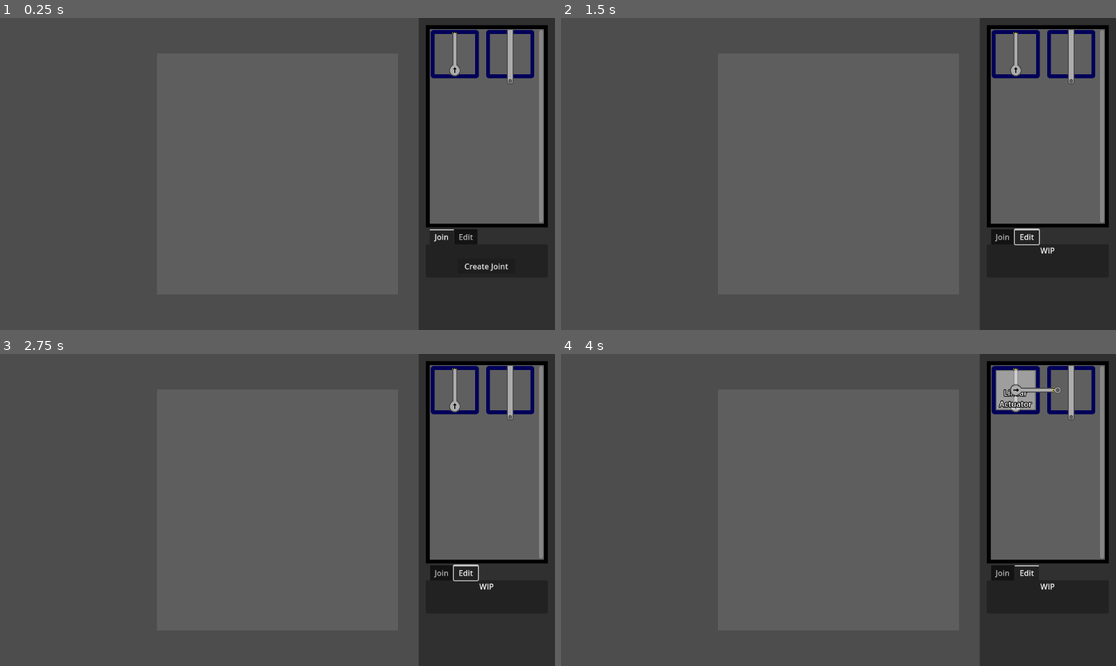
Above: before the commit, frames 1-4 (two rows, left to right).
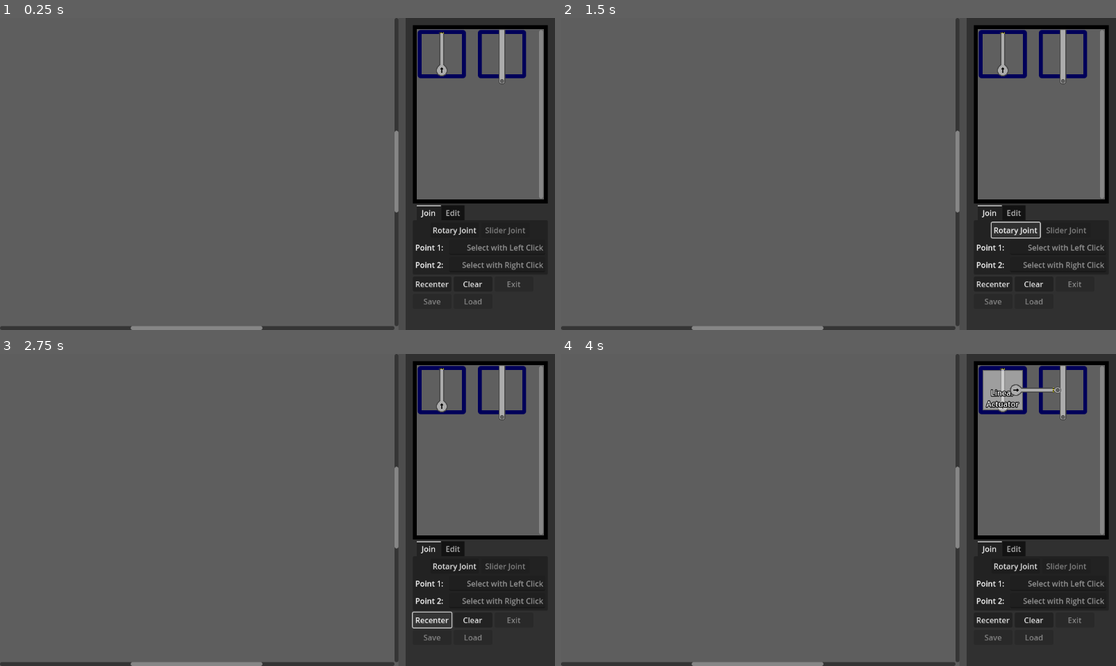
Above: after the commit, the same moments.

Repository: HUG-DEALR/designer_miner
Game: Godot game, scene res://Scenes/Menus/Builder_Menu.tscn
Same seed, same stepped clock (60 frames per second), same inputs: the game is played once before the commit and once after it. This scene is started directly instead of the project's main scene.
Inputs (mouse positions are in pixels of both pictures, inside the frame that each line leads up to):
- Up to frame 1 (0.25 s): no input
- Up to frame 2 (1.5 s): click (1049, 267) at 0.5 s, where only the run before the commit has a clickable "Create Joint"; click (1016, 230) at 1.25 s, where only the run after the commit has a clickable "Rotary Joint"
- Up to frame 3 (2.75 s): click (432, 619) at 2 s, where only the run after the commit has a clickable "Recenter"
- Up to frame 4 (4 s): click (1032, 619) at 2.75 s, where only the run after the commit has a clickable "Clear"; click (1016, 391) at 3.52 s

The runs differ from the first frame. In frame 1, 8.1% of the frame differs, in the area x 23-99%, y 0-100%; in frame 2, 8.2%; in frame 3, 8.2%; in frame 4, 8.3%.

Commit message:
added more functionality to build menu

Diff:
--- a/Scenes/Menus/Builder_Menu.tscn
+++ b/Scenes/Menus/Builder_Menu.tscn
@@ -1,6 +1,9 @@
 [gd_scene load_steps=5 format=3 uid="uid://7ayxeo2kacem"]
 
 [ext_resource type="Script" path="res://Scripts/Menus/Builder_Menu.gd" id="1_71iis"]
+
+[sub_resource type="StyleBoxFlat" id="StyleBoxFlat_rrsfb"]
+bg_color = Color(1, 1, 1, 0.0980392)
 
 [sub_resource type="StyleBoxFlat" id="StyleBoxFlat_b136e"]
 content_margin_left = 15.0
@@ -21,9 +24,6 @@
 border_width_bottom = 8
 border_color = Color(0, 0, 0, 1)
 
-[sub_resource type="StyleBoxFlat" id="StyleBoxFlat_rrsfb"]
-bg_color = Color(1, 1, 1, 0.0980392)
-
 [node name="BuilderMenu" type="Node2D"]
 script = ExtResource("1_71iis")
 
@@ -41,92 +41,192 @@
 focus_mode = 2
 mouse_filter = 1
 
-[node name="PanelContainer" type="PanelContainer" parent="CanvasLayer/Control"]
-custom_minimum_size = Vector2(100, 100)
+[node name="HBoxContainer" type="HSplitContainer" parent="CanvasLayer/Control"]
+custom_minimum_size = Vector2(800, 600)
 layout_mode = 1
-anchors_preset = 11
-anchor_left = 1.0
+anchors_preset = 15
 anchor_right = 1.0
 anchor_bottom = 1.0
-offset_left = -245.0
-grow_horizontal = 0
+grow_horizontal = 2
 grow_vertical = 2
+theme_override_constants/separation = 15
+theme_override_constants/minimum_grab_thickness = 15
+split_offset = 10000
+
+[node name="ScrollContainer" type="ScrollContainer" parent="CanvasLayer/Control/HBoxContainer"]
+custom_minimum_size = Vector2(600, 600)
+layout_mode = 2
+follow_focus = true
+
+[node name="PanelContainer" type="PanelContainer" parent="CanvasLayer/Control/HBoxContainer/ScrollContainer"]
+custom_minimum_size = Vector2(2500, 2500)
+layout_mode = 2
+theme_override_styles/panel = SubResource("StyleBoxFlat_rrsfb")
+
+[node name="Build_Plate" type="Node2D" parent="CanvasLayer/Control/HBoxContainer/ScrollContainer/PanelContainer"]
+
+[node name="PanelContainer" type="PanelContainer" parent="CanvasLayer/Control/HBoxContainer"]
+custom_minimum_size = Vector2(100, 100)
+layout_mode = 2
 theme_override_styles/panel = SubResource("StyleBoxFlat_b136e")
 
-[node name="VBoxContainer" type="VBoxContainer" parent="CanvasLayer/Control/PanelContainer"]
+[node name="VBoxContainer" type="VBoxContainer" parent="CanvasLayer/Control/HBoxContainer/PanelContainer"]
 custom_minimum_size = Vector2(50, 50)
 layout_mode = 2
 size_flags_horizontal = 4
 
-[node name="PanelContainer" type="PanelContainer" parent="CanvasLayer/Control/PanelContainer/VBoxContainer"]
+[node name="PanelContainer" type="PanelContainer" parent="CanvasLayer/Control/HBoxContainer/PanelContainer/VBoxContainer"]
 layout_mode = 2
 theme_override_styles/panel = SubResource("StyleBoxFlat_iljtt")
 
-[node name="ScrollContainer" type="ScrollContainer" parent="CanvasLayer/Control/PanelContainer/VBoxContainer/PanelContainer"]
-custom_minimum_size = Vector2(0, 400)
+[node name="ScrollContainer" type="ScrollContainer" parent="CanvasLayer/Control/HBoxContainer/PanelContainer/VBoxContainer/PanelContainer"]
+custom_minimum_size = Vector2(260, 350)
 layout_mode = 2
 follow_focus = true
 horizontal_scroll_mode = 0
 vertical_scroll_mode = 2
 
-[node name="MarginContainer" type="MarginContainer" parent="CanvasLayer/Control/PanelContainer/VBoxContainer/PanelContainer/ScrollContainer"]
+[node name="MarginContainer" type="MarginContainer" parent="CanvasLayer/Control/HBoxContainer/PanelContainer/VBoxContainer/PanelContainer/ScrollContainer"]
 layout_mode = 2
 theme_override_constants/margin_right = 10
 
-[node name="GridContainer" type="GridContainer" parent="CanvasLayer/Control/PanelContainer/VBoxContainer/PanelContainer/ScrollContainer/MarginContainer"]
+[node name="GridContainer" type="GridContainer" parent="CanvasLayer/Control/HBoxContainer/PanelContainer/VBoxContainer/PanelContainer/ScrollContainer/MarginContainer"]
 custom_minimum_size = Vector2(50, 50)
 layout_mode = 2
 size_flags_horizontal = 4
 size_flags_vertical = 4
-theme_override_constants/h_separation = 15
-theme_override_constants/v_separation = 15
+theme_override_constants/h_separation = 25
+theme_override_constants/v_separation = 25
 columns = 2
 
-[node name="TabContainer" type="TabContainer" parent="CanvasLayer/Control/PanelContainer/VBoxContainer"]
+[node name="TabContainer" type="TabContainer" parent="CanvasLayer/Control/HBoxContainer/PanelContainer/VBoxContainer"]
 custom_minimum_size = Vector2(200, 100)
 layout_mode = 2
 current_tab = 0
 
-[node name="Join" type="VBoxContainer" parent="CanvasLayer/Control/PanelContainer/VBoxContainer/TabContainer"]
-layout_mode = 2
-theme_override_constants/separation = 5
+[node name="Join" type="MarginContainer" parent="CanvasLayer/Control/HBoxContainer/PanelContainer/VBoxContainer/TabContainer"]
+layout_mode = 2
+theme_override_constants/margin_left = 5
+theme_override_constants/margin_top = 5
+theme_override_constants/margin_right = 5
+theme_override_constants/margin_bottom = 5
 metadata/_tab_index = 0
 
-[node name="HBoxContainer" type="HBoxContainer" parent="CanvasLayer/Control/PanelContainer/VBoxContainer/TabContainer/Join"]
+[node name="VBox" type="VBoxContainer" parent="CanvasLayer/Control/HBoxContainer/PanelContainer/VBoxContainer/TabContainer/Join"]
+layout_mode = 2
+theme_override_constants/separation = 5
+
+[node name="HBoxContainer" type="HBoxContainer" parent="CanvasLayer/Control/HBoxContainer/PanelContainer/VBoxContainer/TabContainer/Join/VBox"]
 layout_mode = 2
 theme_override_constants/separation = 5
 alignment = 1
 
-[node name="node_a" type="Label" parent="CanvasLayer/Control/PanelContainer/VBoxContainer/TabContainer/Join/HBoxContainer"]
-custom_minimum_size = Vector2(75, 25)
-layout_mode = 2
-horizontal_alignment = 1
+[node name="Pin" type="Button" parent="CanvasLayer/Control/HBoxContainer/PanelContainer/VBoxContainer/TabContainer/Join/VBox/HBoxContainer"]
+custom_minimum_size = Vector2(100, 25)
+layout_mode = 2
+text = "Rotary Joint"
+
+[node name="Groove" type="Button" parent="CanvasLayer/Control/HBoxContainer/PanelContainer/VBoxContainer/TabContainer/Join/VBox/HBoxContainer"]
+custom_minimum_size = Vector2(100, 25)
+layout_mode = 2
+disabled = true
+text = "Slider Joint"
+
+[node name="HBoxContainer2" type="HBoxContainer" parent="CanvasLayer/Control/HBoxContainer/PanelContainer/VBoxContainer/TabContainer/Join/VBox"]
+layout_mode = 2
+theme_override_constants/separation = 5
+
+[node name="Label" type="Label" parent="CanvasLayer/Control/HBoxContainer/PanelContainer/VBoxContainer/TabContainer/Join/VBox/HBoxContainer2"]
+custom_minimum_size = Vector2(65, 25)
+layout_mode = 2
+text = "Point 1:"
 vertical_alignment = 1
 
-[node name="node_b" type="Label" parent="CanvasLayer/Control/PanelContainer/VBoxContainer/TabContainer/Join/HBoxContainer"]
-custom_minimum_size = Vector2(75, 25)
-layout_mode = 2
-horizontal_alignment = 1
+[node name="LineEdit" type="LineEdit" parent="CanvasLayer/Control/HBoxContainer/PanelContainer/VBoxContainer/TabContainer/Join/VBox/HBoxContainer2"]
+custom_minimum_size = Vector2(200, 25)
+layout_mode = 2
+placeholder_text = "Select with Left Click"
+alignment = 2
+editable = false
+expand_to_text_length = true
+context_menu_enabled = false
+virtual_keyboard_enabled = false
+shortcut_keys_enabled = false
+
+[node name="HBoxContainer3" type="HBoxContainer" parent="CanvasLayer/Control/HBoxContainer/PanelContainer/VBoxContainer/TabContainer/Join/VBox"]
+layout_mode = 2
+theme_override_constants/separation = 5
+
+[node name="Label" type="Label" parent="CanvasLayer/Control/HBoxContainer/PanelContainer/VBoxContainer/TabContainer/Join/VBox/HBoxContainer3"]
+custom_minimum_size = Vector2(65, 25)
+layout_mode = 2
+text = "Point 2:"
 vertical_alignment = 1
 
-[node name="Button" type="Button" parent="CanvasLayer/Control/PanelContainer/VBoxContainer/TabContainer/Join"]
-custom_minimum_size = Vector2(120, 25)
-layout_mode = 2
-size_flags_horizontal = 4
-text = "Create Joint"
-
-[node name="Edit" type="VBoxContainer" parent="CanvasLayer/Control/PanelContainer/VBoxContainer/TabContainer"]
+[node name="LineEdit" type="LineEdit" parent="CanvasLayer/Control/HBoxContainer/PanelContainer/VBoxContainer/TabContainer/Join/VBox/HBoxContainer3"]
+custom_minimum_size = Vector2(200, 25)
+layout_mode = 2
+placeholder_text = "Select with Right Click"
+alignment = 2
+editable = false
+expand_to_text_length = true
+context_menu_enabled = false
+virtual_keyboard_enabled = false
+shortcut_keys_enabled = false
+
+[node name="Edit" type="MarginContainer" parent="CanvasLayer/Control/HBoxContainer/PanelContainer/VBoxContainer/TabContainer"]
 visible = false
 layout_mode = 2
-theme_override_constants/separation = 5
+theme_override_constants/margin_left = 5
+theme_override_constants/margin_top = 5
+theme_override_constants/margin_right = 5
+theme_override_constants/margin_bottom = 5
 metadata/_tab_index = 1
 
-[node name="label" type="Label" parent="CanvasLayer/Control/PanelContainer/VBoxContainer/TabContainer/Edit"]
+[node name="VBox" type="VBoxContainer" parent="CanvasLayer/Control/HBoxContainer/PanelContainer/VBoxContainer/TabContainer/Edit"]
+layout_mode = 2
+theme_override_constants/separation = 5
+
+[node name="label" type="Label" parent="CanvasLayer/Control/HBoxContainer/PanelContainer/VBoxContainer/TabContainer/Edit/VBox"]
 custom_minimum_size = Vector2(75, 25)
 layout_mode = 2
 text = "WIP"
 horizontal_alignment = 1
 vertical_alignment = 1
+
+[node name="GridContainer" type="GridContainer" parent="CanvasLayer/Control/HBoxContainer/PanelContainer/VBoxContainer"]
+layout_mode = 2
+theme_override_constants/h_separation = 5
+theme_override_constants/v_separation = 5
+columns = 3
+
+[node name="Recenter" type="Button" parent="CanvasLayer/Control/HBoxContainer/PanelContainer/VBoxContainer/GridContainer"]
+custom_minimum_size = Vector2(80, 0)
+layout_mode = 2
+text = "Recenter"
+
+[node name="Clear" type="Button" parent="CanvasLayer/Control/HBoxContainer/PanelContainer/VBoxContainer/GridContainer"]
+custom_minimum_size = Vector2(80, 0)
+layout_mode = 2
+text = "Clear"
+
+[node name="Exit" type="Button" parent="CanvasLayer/Control/HBoxContainer/PanelContainer/VBoxContainer/GridContainer"]
+custom_minimum_size = Vector2(80, 0)
+layout_mode = 2
+disabled = true
+text = "Exit"
+
+[node name="Save" type="Button" parent="CanvasLayer/Control/HBoxContainer/PanelContainer/VBoxContainer/GridContainer"]
+custom_minimum_size = Vector2(80, 0)
+layout_mode = 2
+disabled = true
+text = "Save"
+
+[node name="Load" type="Button" parent="CanvasLayer/Control/HBoxContainer/PanelContainer/VBoxContainer/GridContainer"]
+custom_minimum_size = Vector2(80, 0)
+layout_mode = 2
+disabled = true
+text = "Load"
 
 [node name="Mouse_Follower" type="Node2D" parent="CanvasLayer"]
 
@@ -144,28 +244,7 @@
 focus_mode = 2
 mouse_filter = 1
 
-[node name="ScrollContainer" type="ScrollContainer" parent="CanvasLayer/Control2"]
-custom_minimum_size = Vector2(500, 500)
-layout_mode = 1
-anchors_preset = 8
-anchor_left = 0.5
-anchor_top = 0.5
-anchor_right = 0.5
-anchor_bottom = 0.5
-offset_left = -50.0
-offset_top = -50.0
-offset_right = 50.0
-offset_bottom = 50.0
-grow_horizontal = 2
-grow_vertical = 2
-follow_focus = true
-
-[node name="PanelContainer" type="PanelContainer" parent="CanvasLayer/Control2/ScrollContainer"]
-custom_minimum_size = Vector2(500, 500)
-layout_mode = 2
-theme_override_styles/panel = SubResource("StyleBoxFlat_rrsfb")
-
-[node name="Build_Plate" type="Node2D" parent="CanvasLayer/Control2/ScrollContainer/PanelContainer"]
-
-[connection signal="mouse_entered" from="CanvasLayer/Control2/ScrollContainer/PanelContainer" to="." method="_on_build_plate_mouse_entered"]
-[connection signal="mouse_exited" from="CanvasLayer/Control2/ScrollContainer/PanelContainer" to="." method="_on_build_plate_mouse_exited"]
+[connection signal="mouse_entered" from="CanvasLayer/Control/HBoxContainer/ScrollContainer/PanelContainer" to="." method="_on_build_plate_mouse_entered"]
+[connection signal="mouse_exited" from="CanvasLayer/Control/HBoxContainer/ScrollContainer/PanelContainer" to="." method="_on_build_plate_mouse_exited"]
+[connection signal="pressed" from="CanvasLayer/Control/HBoxContainer/PanelContainer/VBoxContainer/GridContainer/Recenter" to="." method="_on_recenter_pressed"]
+[connection signal="pressed" from="CanvasLayer/Control/HBoxContainer/PanelContainer/VBoxContainer/GridContainer/Clear" to="." method="_on_clear_pressed"]
--- a/Scenes/Parts/Moving_Parts/linear_actuator.tscn
+++ b/Scenes/Parts/Moving_Parts/linear_actuator.tscn
@@ -68,3 +68,8 @@
 [node name="Base_Rect" type="CollisionShape2D" parent="."]
 position = Vector2(45, 0)
 shape = SubResource("RectangleShape2D_clpos")
+
+[connection signal="mouse_entered" from="." to="." method="_on_mouse_entered_base"]
+[connection signal="mouse_exited" from="." to="." method="_on_mouse_exited_base"]
+[connection signal="mouse_entered" from="Pin" to="." method="_on_mouse_entered_pin"]
+[connection signal="mouse_exited" from="Pin" to="." method="_on_mouse_exited_pin"]
--- a/Scripts/Menus/Builder_Menu.gd
+++ b/Scripts/Menus/Builder_Menu.gd
@@ -1,9 +1,10 @@
 extends Node2D
 
-@onready var item_grid: GridContainer = $CanvasLayer/Control/PanelContainer/VBoxContainer/PanelContainer/ScrollContainer/MarginContainer/GridContainer
+@onready var item_grid: GridContainer = $CanvasLayer/Control/HBoxContainer/PanelContainer/VBoxContainer/PanelContainer/ScrollContainer/MarginContainer/GridContainer
 @onready var mouse_follower: Node2D = $CanvasLayer/Mouse_Follower
-@onready var build_plate_node: Node2D = $CanvasLayer/Control2/ScrollContainer/PanelContainer/Build_Plate
-@onready var build_panel: PanelContainer = $CanvasLayer/Control2/ScrollContainer/PanelContainer
+@onready var build_plate_node: Node2D = $CanvasLayer/Control/HBoxContainer/ScrollContainer/PanelContainer/Build_Plate
+@onready var build_panel: PanelContainer = $CanvasLayer/Control/HBoxContainer/ScrollContainer/PanelContainer
+@onready var build_scroll_container: ScrollContainer = $CanvasLayer/Control/HBoxContainer/ScrollContainer
 
 const item_frame_path: String = "res://Scenes/Menus/item_frame.tscn"
 const parts_dict: Dictionary = {
@@ -23,6 +24,8 @@
 func _ready() -> void:
 	init_items()
 	build_plate_node.position = build_panel.size/2
+	await get_tree().process_frame
+	center_build_plate()
 
 func _process(_delta: float) -> void:
 	if mouse_carrying_a_part:
@@ -75,8 +78,22 @@
 		item_frames[key] = new_item_frame
 		new_item_frame.init_item_frame(parts_thumbnail_dict[key], parts_dict[key], key, mouse_follower, self)
 
+func center_build_plate() -> void:
+	build_scroll_container.scroll_horizontal = max(0,(build_panel.size.x - build_scroll_container.size.x)/2.0)
+	build_scroll_container.scroll_vertical = max(0,(build_panel.size.y - build_scroll_container.size.y)/2.0)
+
+func clear_build_plate() -> void:
+	for node in build_plate_node.get_children():
+		node.queue_free()
+
 func _on_build_plate_mouse_entered() -> void:
 	mouse_over_buildplate = true
 
 func _on_build_plate_mouse_exited() -> void:
 	mouse_over_buildplate = false
+
+func _on_recenter_pressed() -> void:
+	center_build_plate()
+
+func _on_clear_pressed() -> void:
+	clear_build_plate()
--- a/Scripts/Part_Scripts/Moving_Parts/Linear_Actuator.gd
+++ b/Scripts/Part_Scripts/Moving_Parts/Linear_Actuator.gd
@@ -7,9 +7,21 @@
 @onready var groove_1: GrooveJoint2D = $GrooveJoint2D1
 @onready var groove_2: GrooveJoint2D = $GrooveJoint2D2
 
+var base_touching_mouse: bool = false
+var pin_touching_mouse: bool = false
+var selected: bool = false
+
 func _ready() -> void:
 	groove_1.bias = 1.0
 	groove_2.bias = 1.0
+
+func _input(event: InputEvent) -> void:
+	if event is InputEventMouseButton and event.pressed:
+		if base_touching_mouse or pin_touching_mouse:
+			if selected:
+				selected = false
+			else:
+				selected = true
 
 func get_offset(join_number: int) -> Vector2:
 	match  join_number:
@@ -35,3 +47,15 @@
 		for child in Global.get_all_descendants(self):
 			if child is RigidBody2D:
 				child.freeze = state
+
+func _on_mouse_entered_base() -> void:
+	base_touching_mouse = true
+
+func _on_mouse_exited_base() -> void:
+	base_touching_mouse = false
+
+func _on_mouse_entered_pin() -> void:
+	pin_touching_mouse = true
+
+func _on_mouse_exited_pin() -> void:
+	pin_touching_mouse = false
